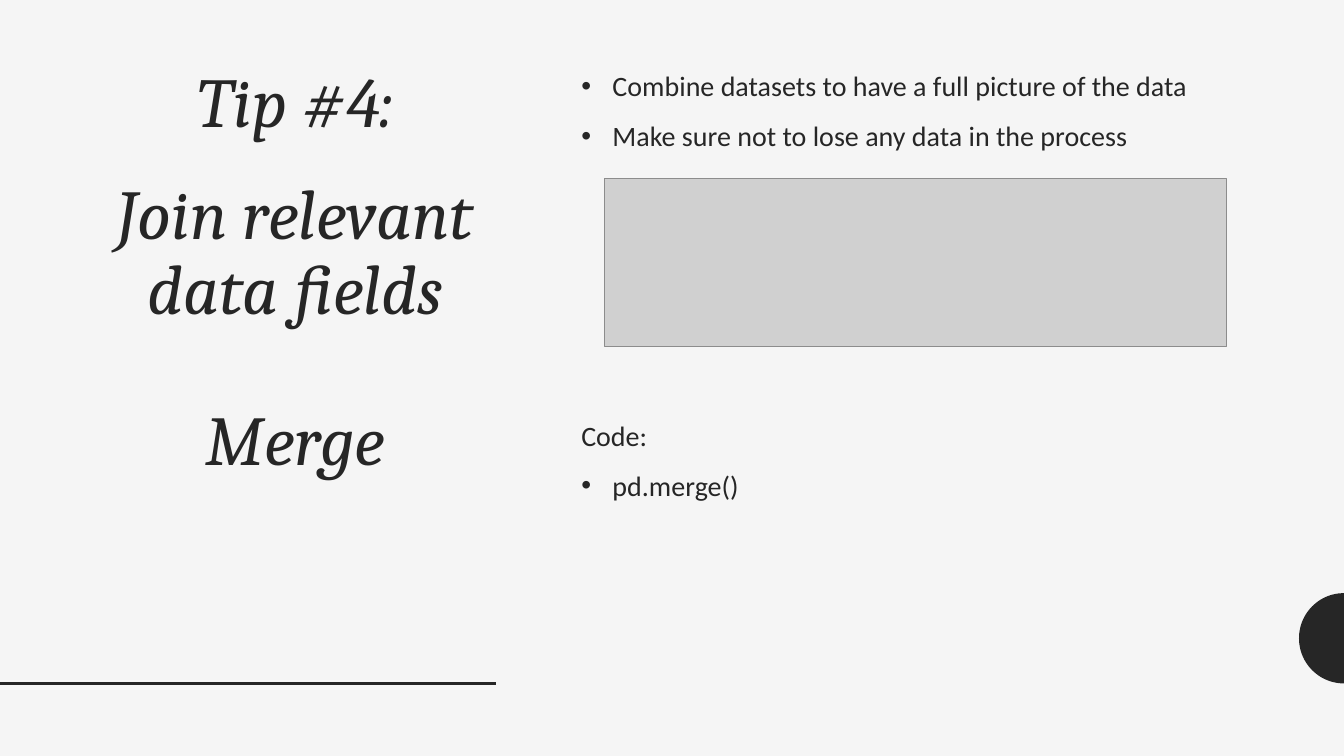
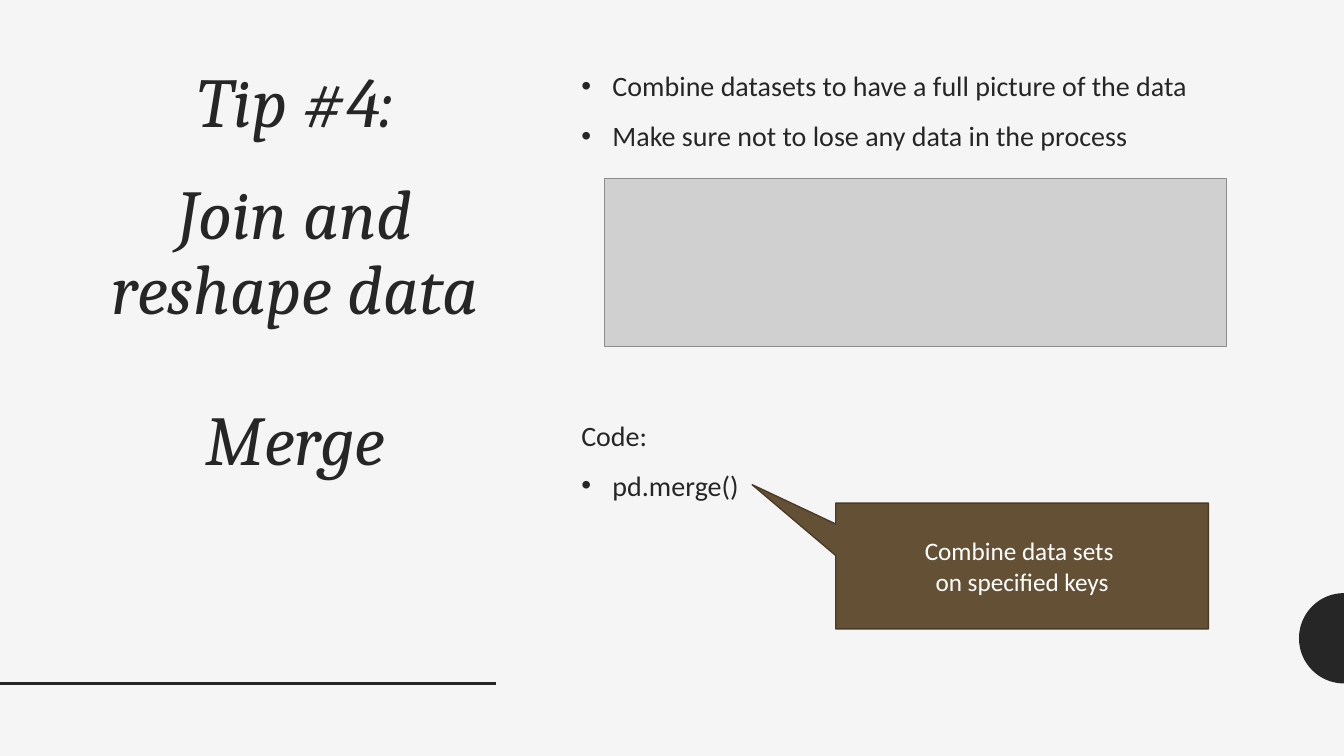
Before and after one commit to JamesWWilson/UCLA-DataFest-Python-Data-Wrangling, a slide deck: slide 23 of IntroPython_TipsForSuccess.pptx (slide 22 before the commit). Drawn at 1344x756 pixels with LibreOffice and Linux fonts; fonts in the diff are those of the drawing; grey boxes stand for pictures. Boxes give left, top, right and bottom in pixels: in the first picture for what was removed or moved away, otherwise in the second. Text is boxed around its words. In the diff, an @@ line names an element or a change of style, - is before the commit and + after.

Commit message:
Final update to slides

```diff
--- a/IntroPython_TipsForSuccess.pptx
+++ b/IntroPython_TipsForSuccess.pptx
@@ title at <box>112,79,478,480</box>: text changed @@
-Tip #4:
-Join relevant data fields
-Merge
+Tip #4:
+Join and reshape data
+Merge
@@ speech box added at <box>836,503,1209,629</box>, fill #645135, outline #4A3C27 1 pt, 18 pt, text #FFFFFF @@
+Combine data sets
+on specified keys
```
Also in this commit, not shown: 2 slides added, 1 slide removed, 1 other file.
